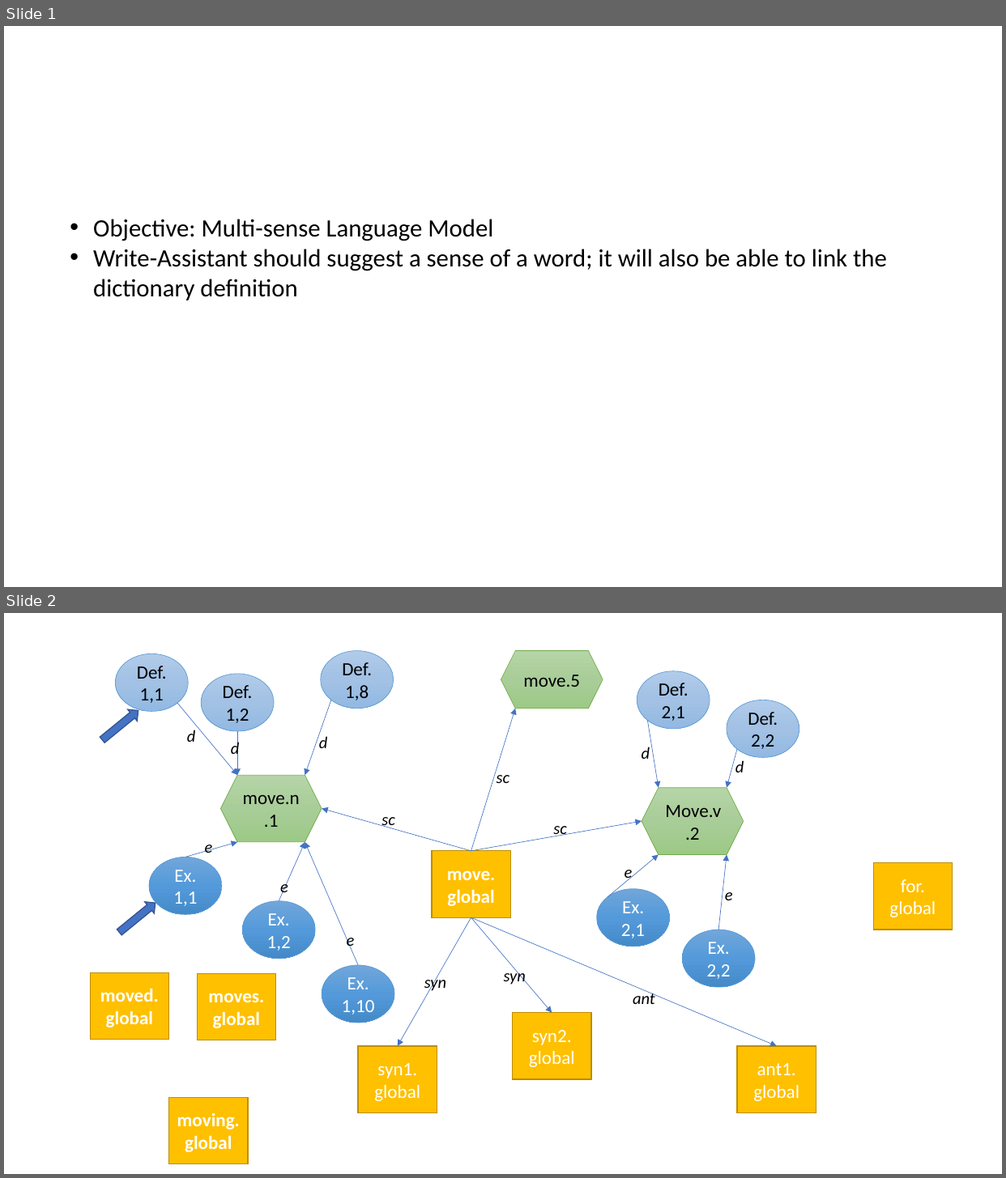
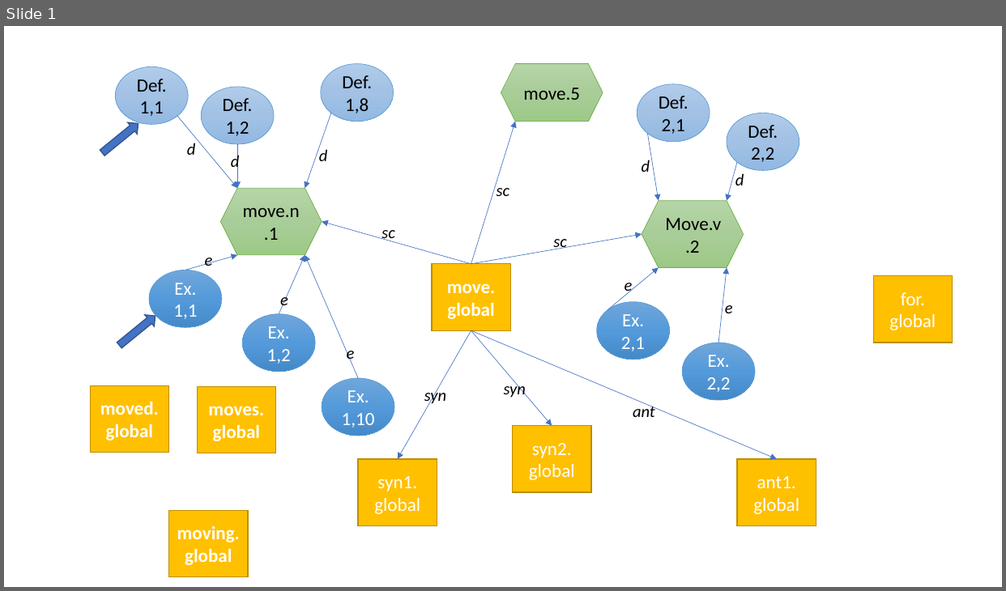
Before and after one commit to AndreaLK3/Multi-sense-LM, a slide deck: Media/Plan_Task1.pptx. Shown one above the other, each under a label of ours: slides 1 and 2 before the commit, slide 1 after it. The pictures are 1006x1178 and 1006x591 pixels, drawn with LibreOffice and Linux fonts; fonts in the diff are those of the drawing. Boxes give left, top, right and bottom in pixels: in the first picture for what was removed or moved away, otherwise in the second. Text is boxed around its words. In the diff, an @@ line names an element or a change of style, - is before the commit and + after.

```diff
--- a/Media/Plan_Task1.pptx
+++ b/Media/Plan_Task1.pptx
@@ slide 1 removed at (x1=4, y1=26, x2=1002, y2=587), background #FFFFFF @@
@@ text removed at (x1=93, y1=219, x2=887, y2=301) @@
-• Objective: Multi-sense Language Model
-• Write-Assistant should suggest a sense of a word; it will also be able to link the dictionary definition
@@ what was slide 2 is now slide 1 @@
```
Also in this commit, not shown: 9 other files.
